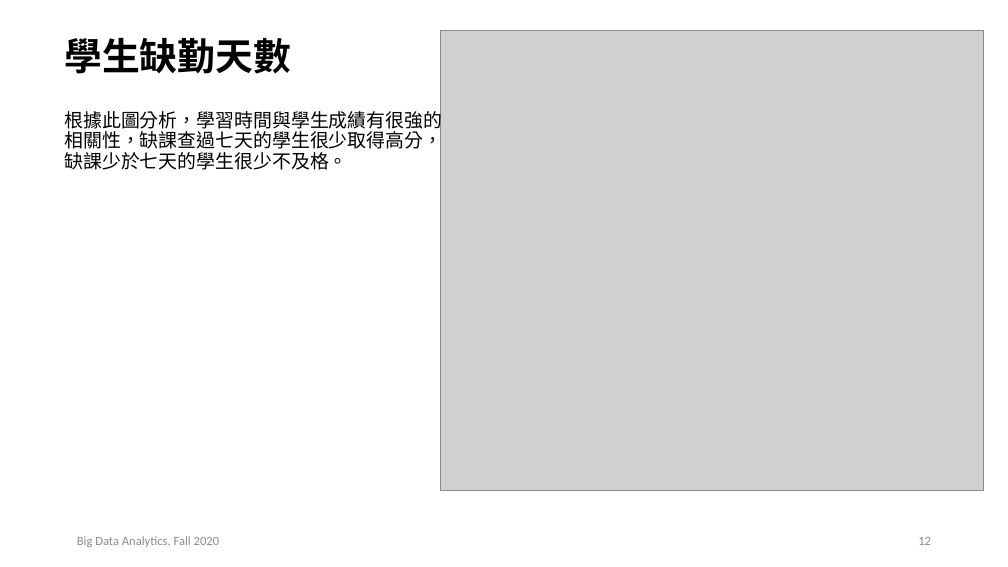
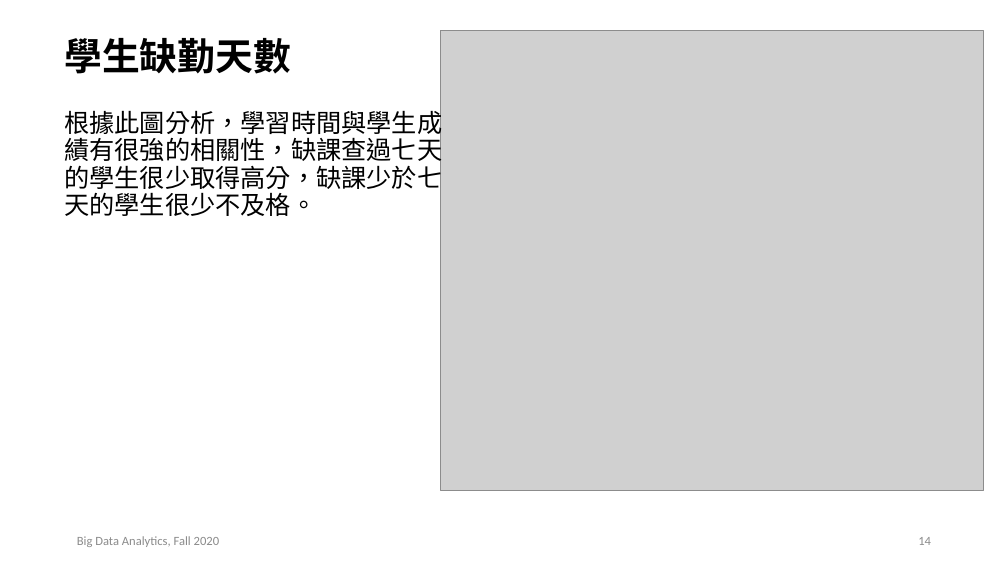
Before and after one commit to SanoTaco/Fall2020_BDA_Final, a slide deck: slide 14 of BDA_FInal_P.pptx (slide 12 before the commit). Drawn at 1008x567 pixels with LibreOffice and Linux fonts; fonts in the diff are those of the drawing; grey boxes stand for pictures. Boxes give left, top, right and bottom in pixels: in the first picture for what was removed or moved away, otherwise in the second. Text is boxed around its words. In the diff, an @@ line names an element or a change of style, - is before the commit and + after.

```diff
--- a/BDA_FInal_P.pptx
+++ b/BDA_FInal_P.pptx
@@ text "根據此圖分析，學習時間與學生成績有很強的相關性，缺課查過七天的學生很少取得高分，缺課少於七天的學生很少不及格。" at <box>64,106,442,216</box>: size 18 to 24 pt @@
@@ page number at <box>918,537,931,545</box>: text changed @@
-12
+14
```
Also in this commit, not shown: 6 other slides changed, 2 slides added, 1 other file.
